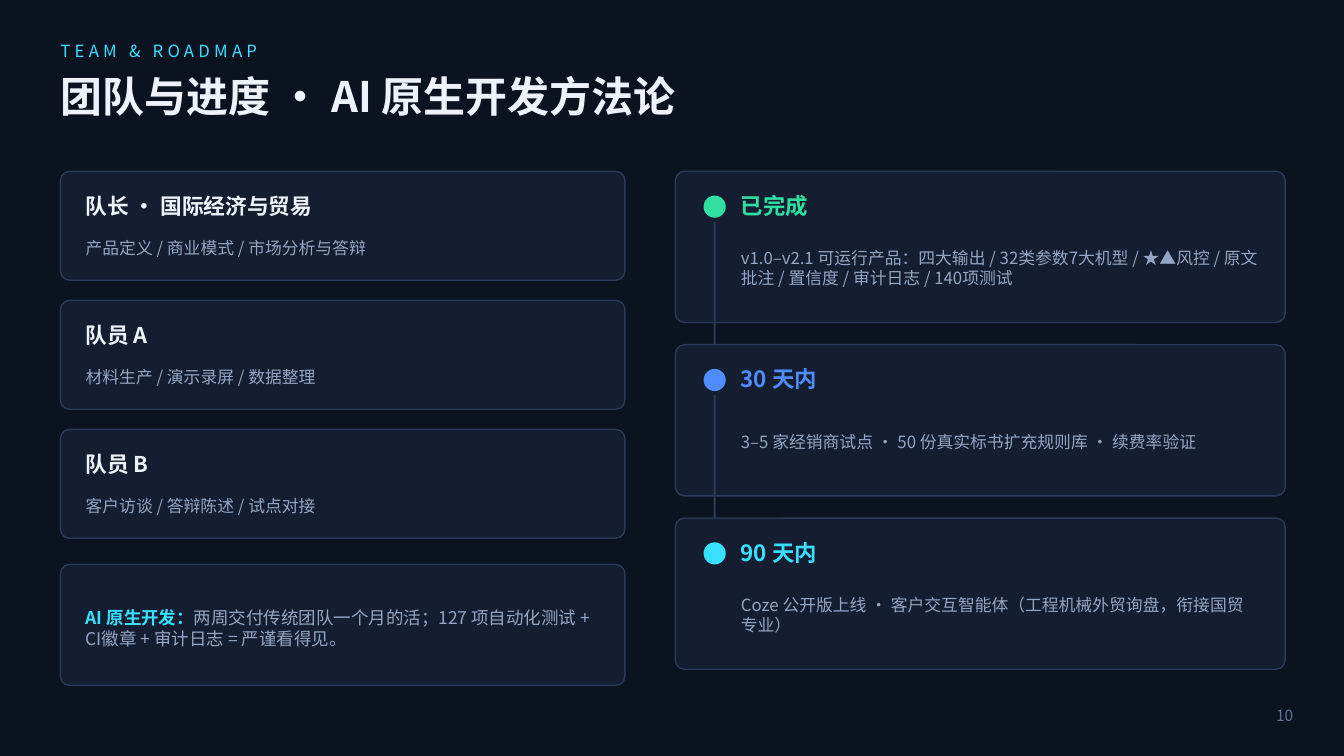
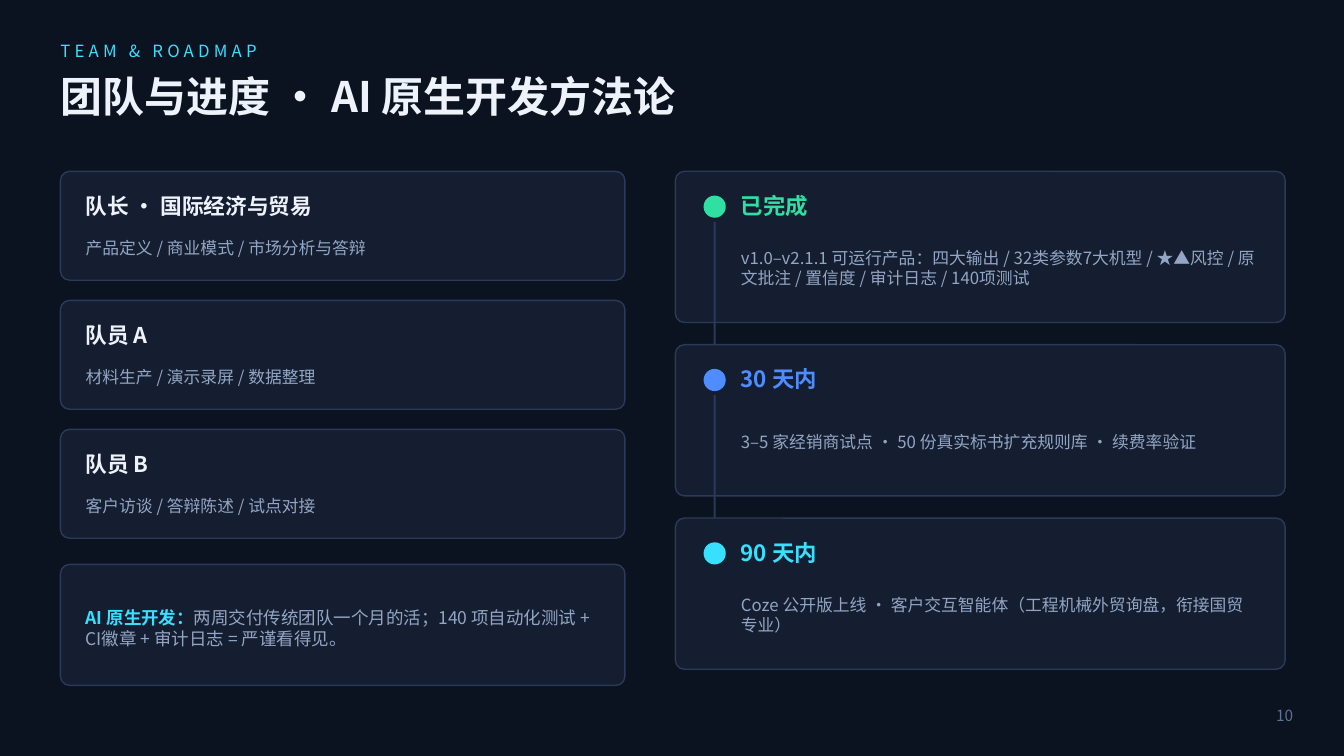
Before and after one commit to azzb66223944qq/bidpilot, a slide deck: slide 11 of docs/Roadshow-Deck-BidPilot.pptx. Drawn at 1344x756 pixels with LibreOffice and Linux fonts; fonts in the diff are those of the drawing. Boxes give left, top, right and bottom in pixels: in the first picture for what was removed or moved away, otherwise in the second. Text is boxed around its words. In the diff, an @@ line names an element or a change of style, - is before the commit and + after.

```diff
--- a/docs/Roadshow-Deck-BidPilot.pptx
+++ b/docs/Roadshow-Deck-BidPilot.pptx
@@ text at (741, 250, 1255, 286): text changed @@
-v1.0–v2.1 可运行产品：四大输出 / 32类参数7大机型 / ★▲风控 / 原文批注 / 置信度 / 审计日志 / 140项测试
+v1.0–v2.1.1 可运行产品：四大输出 / 32类参数7大机型 / ★▲风控 / 原文批注 / 置信度 / 审计日志 / 140项测试
@@ text at (86, 609, 577, 647): text changed @@
-AI 原生开发：两周交付传统团队一个月的活；127 项自动化测试 + CI徽章 + 审计日志 = 严谨看得见。
+AI 原生开发：两周交付传统团队一个月的活；140 项自动化测试 + CI徽章 + 审计日志 = 严谨看得见。
```
Also in this commit, not shown: 1 other slide changed, 11 other files.
